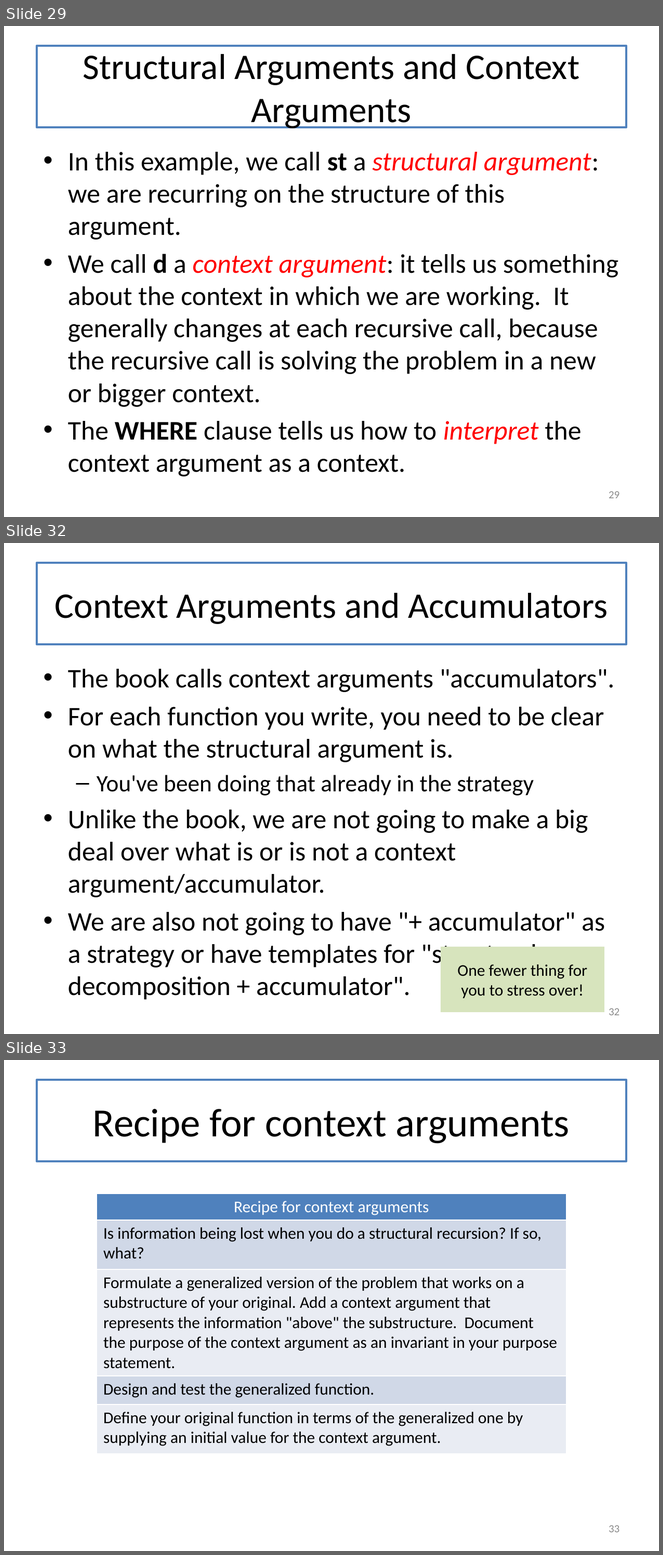
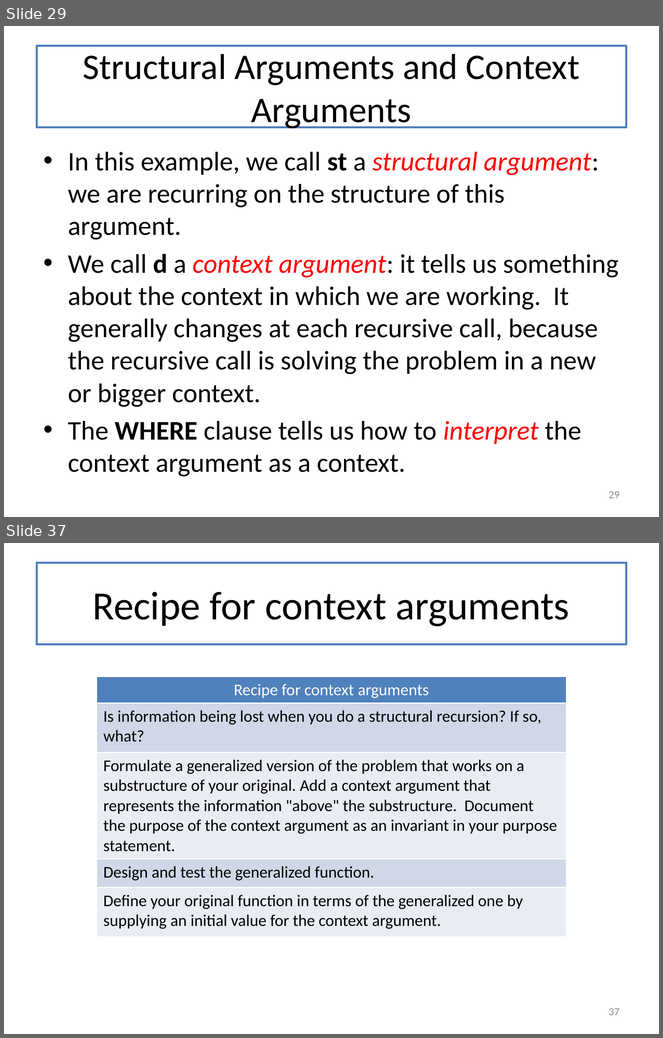
Before and after one commit to mwand/cs5010f17, a slide deck: Slides/Lesson 7.1-7.3 Invariants Combined.pptx. Shown one above the other, each under a label of ours: slides 29, 32 and 33 before the commit, slides 29 and 37 after it; the slides between them are not shown. The pictures are 663x1555 and 663x1038 pixels, drawn with LibreOffice and Linux fonts; fonts in the diff are those of the drawing. Boxes give left, top, right and bottom in pixels: in the first picture for what was removed or moved away, otherwise in the second. Text is boxed around its words. In the diff, an @@ line names an element or a change of style, - is before the commit and + after.

Commit message:
finished first draft of L7.1-7.2, need to split into separate files

```diff
--- a/Slides/Lesson 7.1-7.3 Invariants Combined.pptx
+++ b/Slides/Lesson 7.1-7.3 Invariants Combined.pptx
@@ slide 32 removed at (x1=4, y1=543, x2=659, y2=1034), background #FFFFFF @@
@@ title removed at (x1=37, y1=563, x2=626, y2=644) @@
-Context Arguments and Accumulators
@@ text removed at (x1=68, y1=669, x2=615, y2=969) @@
-• The book calls context arguments "accumulators".
-• For each function you write, you need to be clear on what the structural argument is.
-  – You've been doing that already in the strategy
-• Unlike the book, we are not going to make a big deal over what is or is not a context argument/accumulator.
-• We are also not going to have "+ accumulator" as a strategy or have templates for "structural decomposition + accumulator".
@@ rectangle removed at (x1=441, y1=947, x2=605, y2=1013) @@
-One fewer thing for you to stress over!
@@ page number removed at (x1=609, y1=1008, x2=620, y2=1016) @@
-32
@@ what was slide 33 is now slide 37 @@
@@ page number at (x1=609, y1=1008, x2=620, y2=1016): text changed @@
-33
+37
```
Also in this commit, not shown: 1 slide changed, 6 slides added, 1 other slide removed, 3 other files.
